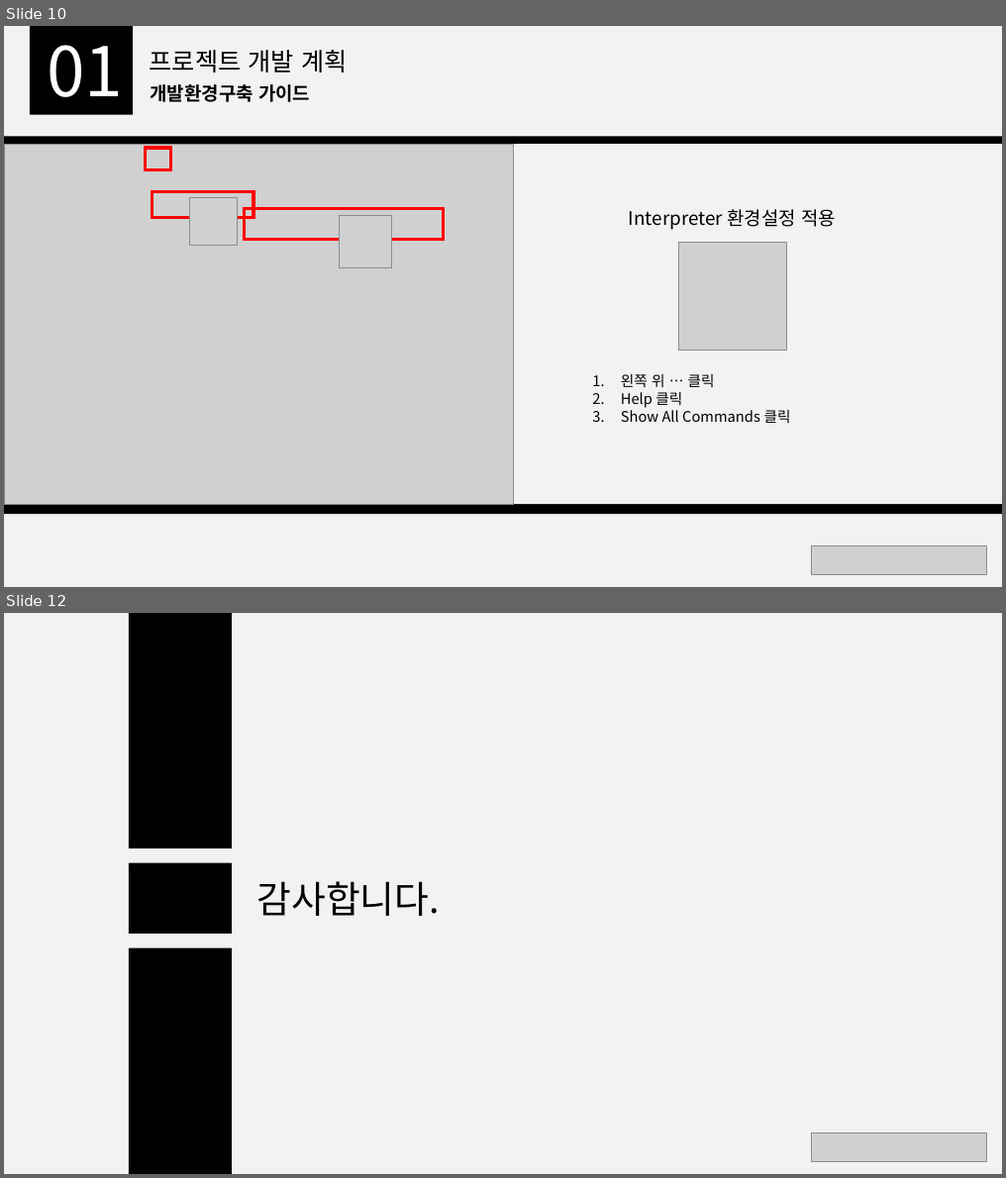
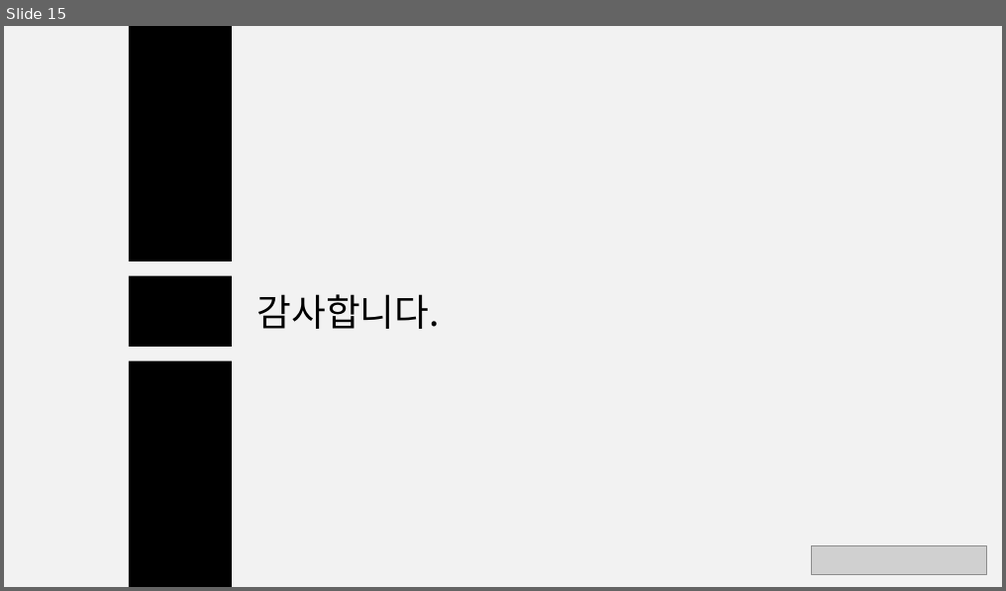
Before and after one commit to ljw971125/Python-, a slide deck: doc/개발환경 구축 가이드.pptx. Shown one above the other, each under a label of ours: slides 10 and 12 before the commit, slide 15 after it; the slides between them are not shown. The pictures are 1006x1178 and 1006x591 pixels, drawn with LibreOffice and Linux fonts; fonts in the diff are those of the drawing; grey boxes stand for pictures. Boxes give left, top, right and bottom in pixels: in the first picture for what was removed or moved away, otherwise in the second. Text is boxed around its words. In the diff, an @@ line names an element or a change of style, - is before the commit and + after.

Commit message:
프로젝트(발표)

```diff
--- a/doc/개발환경 구축 가이드.pptx
+++ b/doc/개발환경 구축 가이드.pptx
@@ slide 10 removed at bbox=[4, 26, 1002, 587], background #F2F2F2 @@
@@ rectangle removed at bbox=[30, 26, 133, 115] @@
@@ text removed at bbox=[47, 45, 123, 97] @@
-01
@@ text removed at bbox=[150, 50, 347, 73] @@
-프로젝트 개발 계획
@@ text removed at bbox=[150, 84, 310, 102] @@
-개발환경구축 가이드
@@ rectangle removed at bbox=[4, 136, 1002, 514] @@
@@ rectangle removed at bbox=[4, 144, 1002, 505] @@
@@ picture removed at bbox=[4, 144, 514, 505] @@
@@ rectangle removed at bbox=[145, 148, 171, 171] @@
@@ rectangle removed at bbox=[152, 192, 253, 218] @@
@@ picture removed at bbox=[190, 198, 237, 246] @@
@@ rectangle removed at bbox=[245, 209, 444, 240] @@
@@ picture removed at bbox=[340, 216, 392, 269] @@
@@ text removed at bbox=[629, 209, 836, 230] @@
-Interpreter 환경설정 적용
@@ picture removed at bbox=[678, 243, 786, 350] @@
@@ text removed at bbox=[621, 374, 791, 423] @@
-1. 왼쪽 위 … 클릭
-2. Help 클릭
-3. Show All Commands 클릭
@@ picture removed at bbox=[812, 547, 986, 574] @@
@@ what was slide 12 is now slide 15 @@
```
Also in this commit, not shown: 10 slides changed, 4 slides added.
